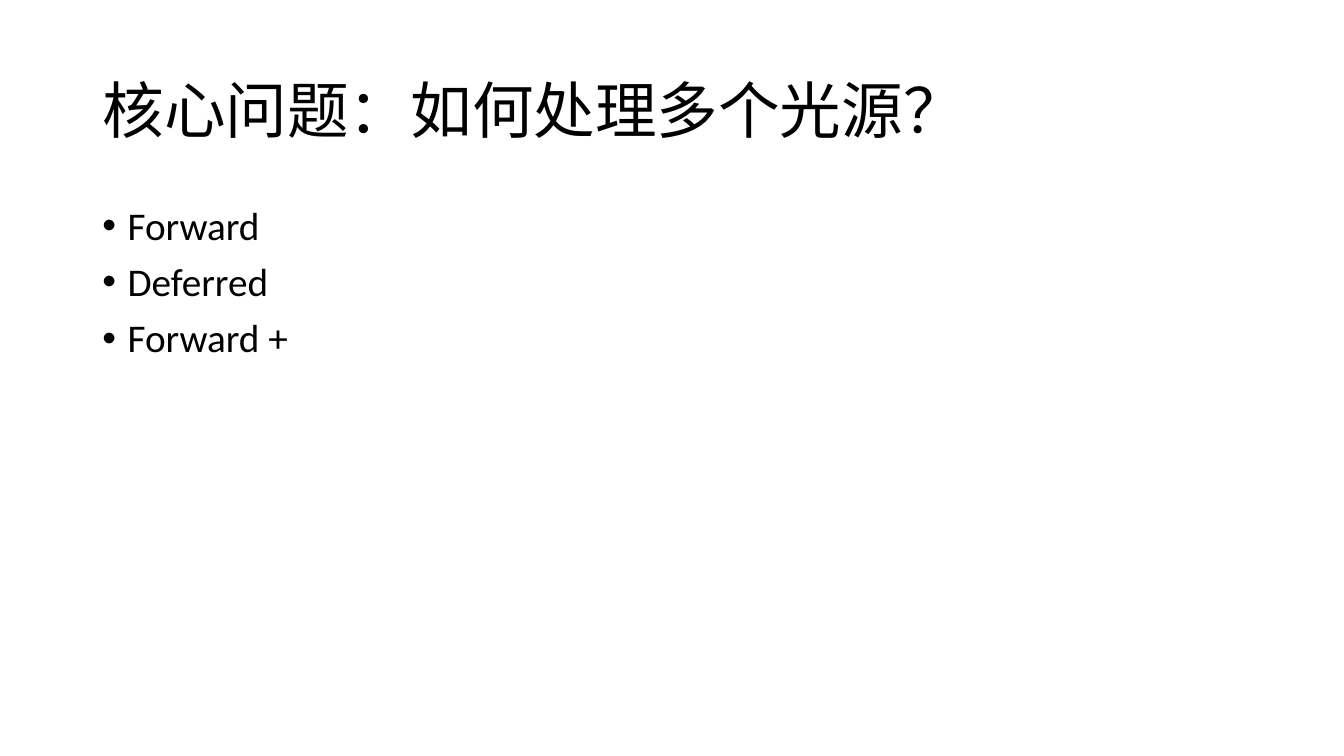
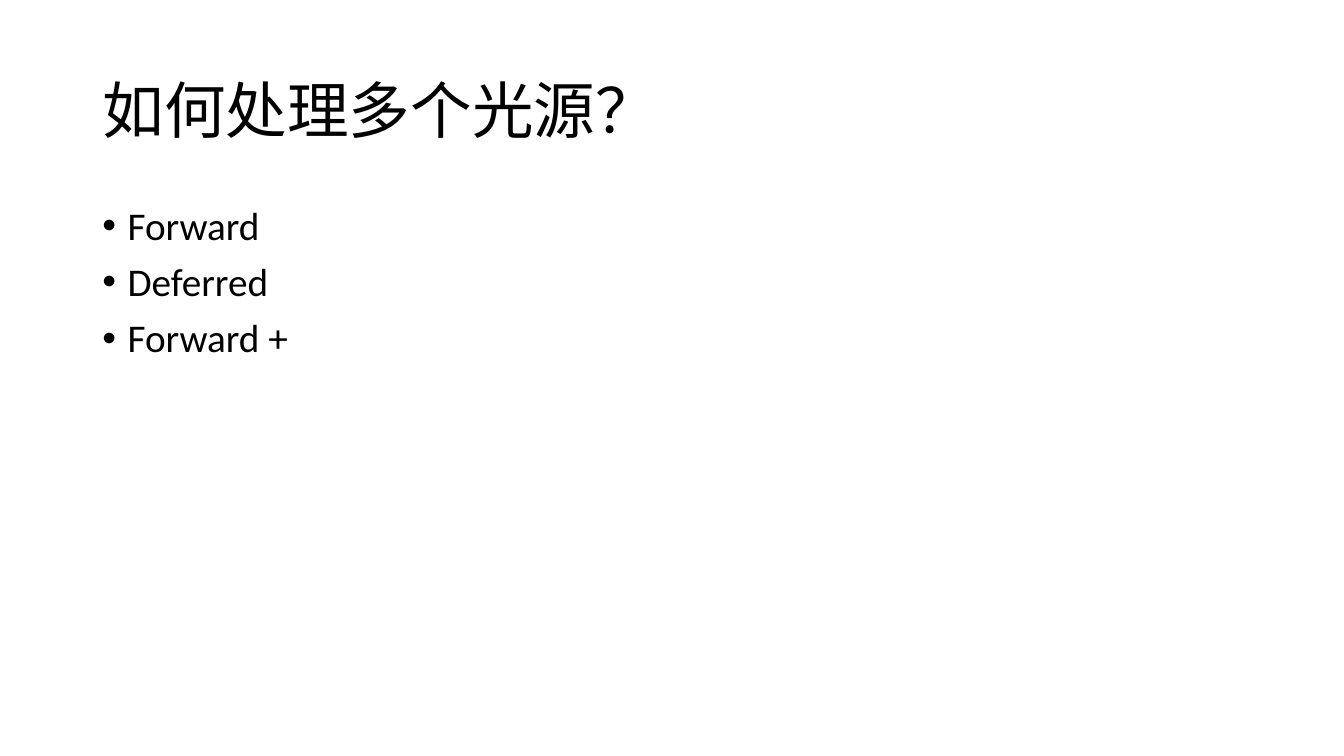
Before and after one commit to liangjuntu/Papers, a slide deck: slide 2 of ForwardPlus/Forward+梁骏图.pptx. Drawn at 1344x756 pixels with LibreOffice and Linux fonts; fonts in the diff are those of the drawing. Boxes give left, top, right and bottom in pixels: in the first picture for what was removed or moved away, otherwise in the second. Text is boxed around its words. In the diff, an @@ line names an element or a change of style, - is before the commit and + after.

```diff
--- a/ForwardPlus/Forward+梁骏图.pptx
+++ b/ForwardPlus/Forward+梁骏图.pptx
@@ title at box(102, 81, 656, 138): text changed @@
-核心问题：如何处理多个光源？
+如何处理多个光源？
```
Also in this commit, not shown: 2 other slides changed, 7 slides added, 3 slides removed.
